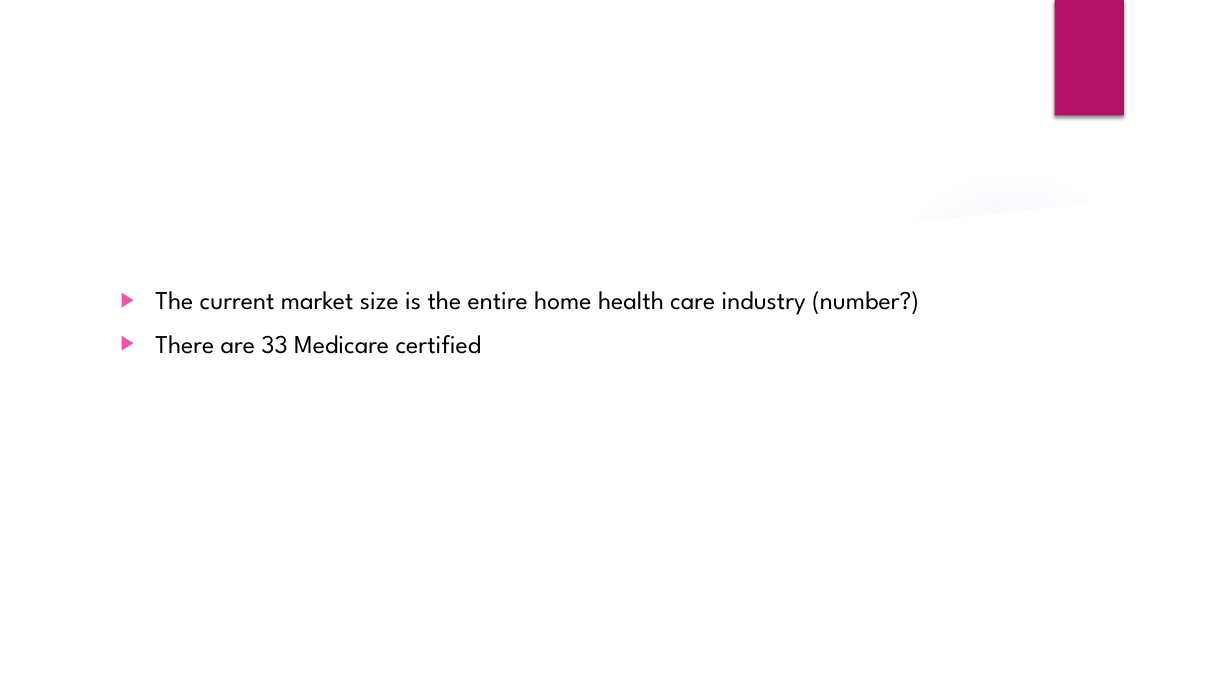
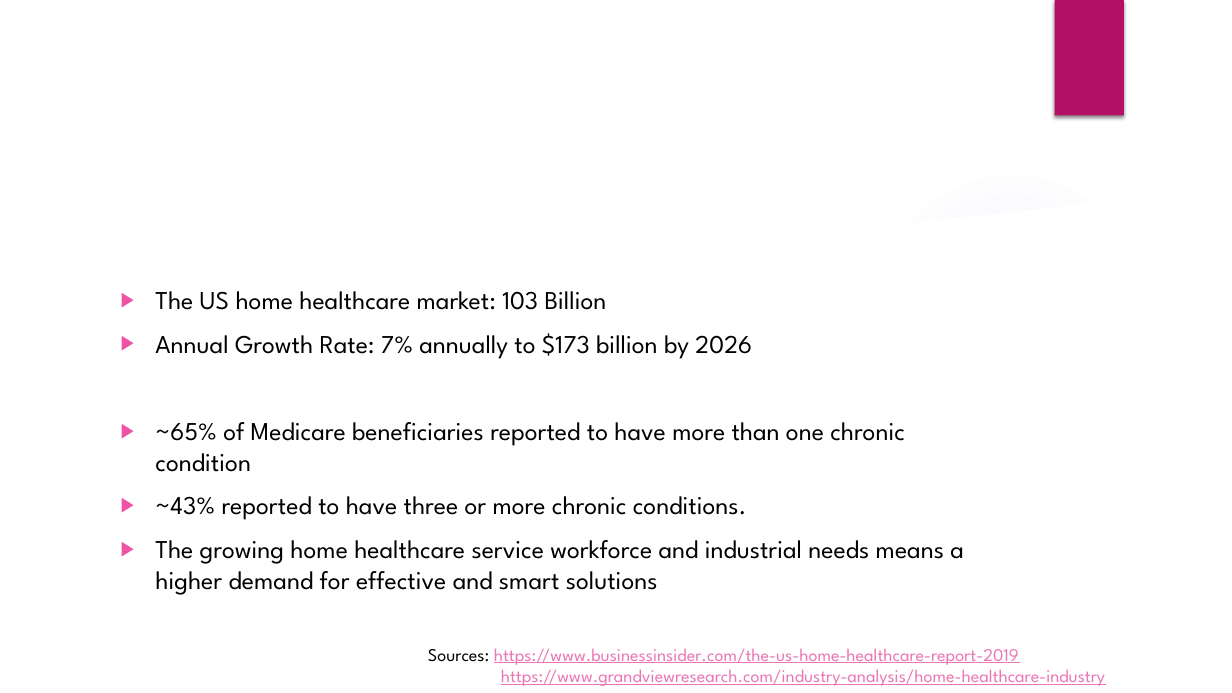
Before and after one commit to JSchuch2/AlwaysCaring, a slide deck: slide 7 of Presentation/AlwaysCaring.pptx (slide 6 before the commit). Drawn at 1232x693 pixels with LibreOffice and Linux fonts; fonts in the diff are those of the drawing; background and template pictures are left out. Boxes give left, top, right and bottom in pixels: in the first picture for what was removed or moved away, otherwise in the second. Text is boxed around its words. In the diff, an @@ line names an element or a change of style, - is before the commit and + after.

```diff
--- a/Presentation/AlwaysCaring.pptx
+++ b/Presentation/AlwaysCaring.pptx
@@ text at (155, 291, 964, 595): text changed @@
-▶ The current market size is the entire home health care industry (number?)
-▶ There are 33 Medicare certified
+▶ The US home healthcare market: 103 Billion
+▶ Annual Growth Rate: 7% annually to $173 billion by 2026
+▶ ~65% of Medicare beneficiaries reported to have more than one chronic condition
+▶ ~43% reported to have three or more chronic conditions.
+▶ The growing home healthcare service workforce and industrial needs means a higher demand for effective and smart solutions
@@ text added at (428, 648, 1105, 686), 14 pt, text #EC76B5, underline @@
+Sources: https://www.businessinsider.com/the-us-home-healthcare-report-2019
+https://www.grandviewresearch.com/industry-analysis/home-healthcare-industry
```
Also in this commit, not shown: 7 other slides changed, 1 slide added, 2 slides removed.
